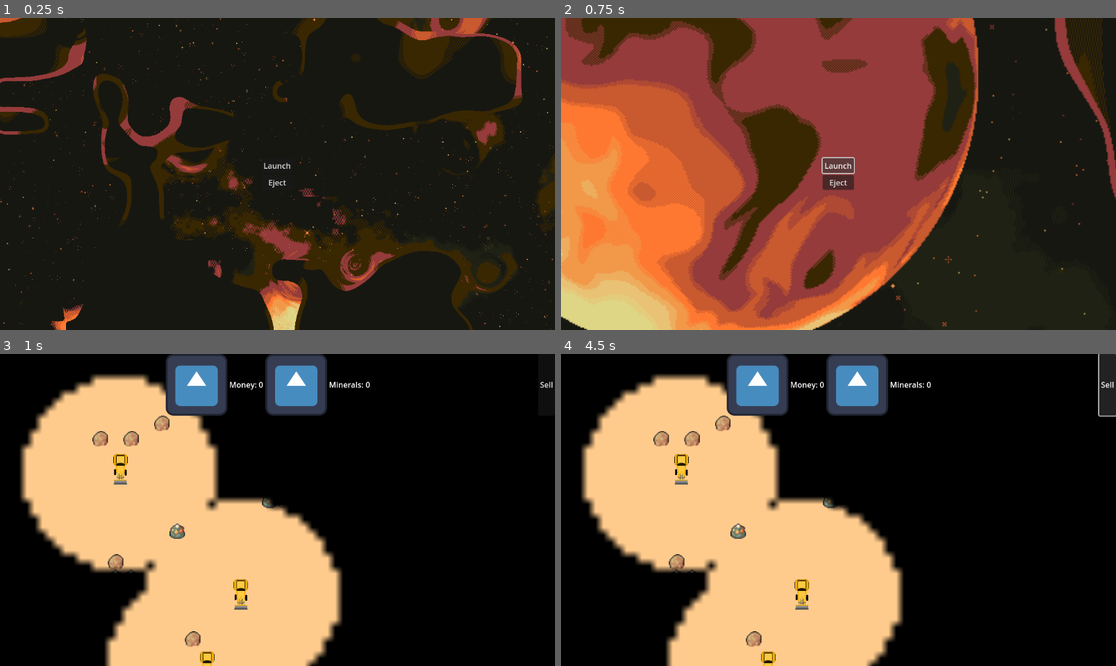
Above: before the commit, frames 1-4 (two rows, left to right).
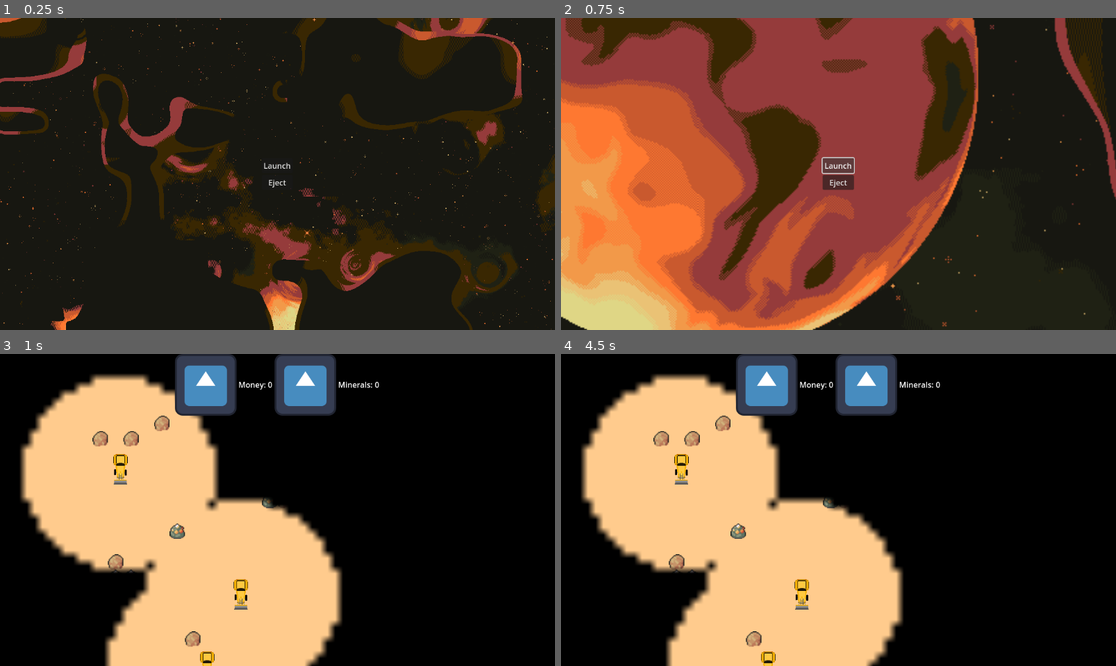
Above: after the commit, the same moments.

Repository: mwheatcs/lithosphere.io
Game: Godot game, scene res://scenes/menu.tscn
Two runs of this game, one before a commit and one after it. Both use one fixed random seed, a clock stepped at 60 frames per second and the inputs below. The engine's default icon, where the game draws it, is replaced by a stand-in: a white triangle on a blue panel in a dark square.
Inputs (mouse positions are in pixels of both pictures, inside the frame that each line leads up to):
- Up to frame 1 (0.25 s): no input
- Up to frame 2 (0.75 s): click "Launch" at 0.5 s
- Up to frame 3 (1 s): no input
- Up to frame 4 (4.5 s): click (755, 385) at 1.27 s; click (766, 385) at 2.02 s; click (855, 385) at 2.77 s; click (866, 385) at 3.52 s; click (1104, 385) at 4.25 s, where only the run before the commit has a clickable "Sell"

Frames 1-2 are identical in both runs. In frame 3, 2.8% of the frame differs, in the area x 29-100%, y 0-20%; in frame 4, 3.4%, in the area x 29-100%, y 0-21%.

Commit message:
improve code

Diff:
--- a/inventory/change_inventory.gd
+++ b/inventory/change_inventory.gd
@@ -11,12 +11,10 @@
 	var item_index_array = inventory.get_selected_items()
 	if item_index_array.size() > 0:
 		curr_item_index = inventory.get_selected_items()[0];
-	else:
-		curr_item_index = -1
-	if curr_item_index != -1:
 		sell_price = inventory.get_item(curr_item_index).get_sell_price()
 		text = "Sell for " + str(sell_price)
 	else:
+		curr_item_index = -1
 		hide()
 		sell_price = 0
 
--- a/scenes/display.tscn
+++ b/scenes/display.tscn
@@ -62,6 +62,7 @@
 stats = NodePath("../Stats")
 
 [node name="Sell" type="Button" parent="CanvasLayer/VBoxContainer/CounterDisplay" node_paths=PackedStringArray("inventory")]
+visible = false
 layout_mode = 2
 text = "Sell"
 script = ExtResource("3_mwlbc")
